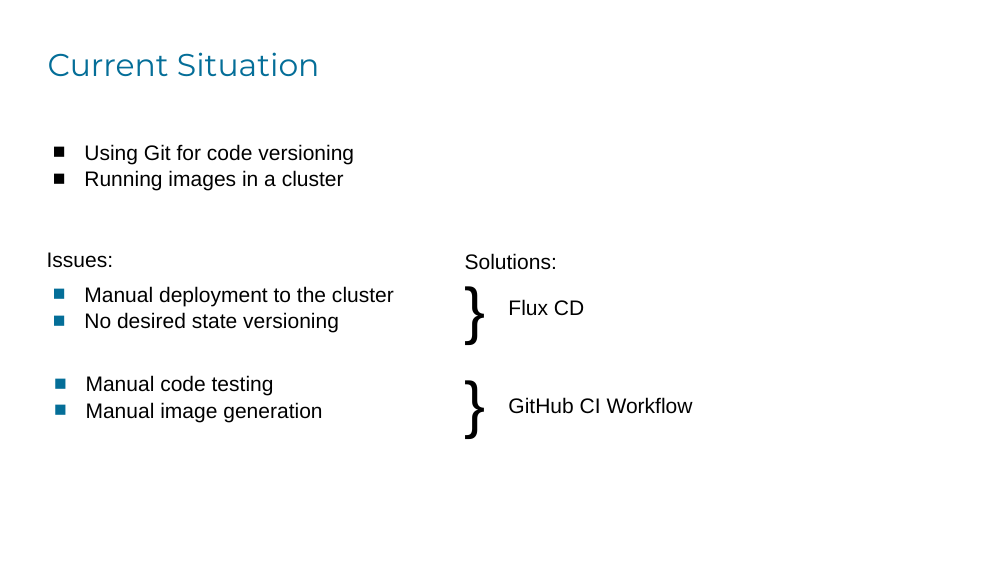
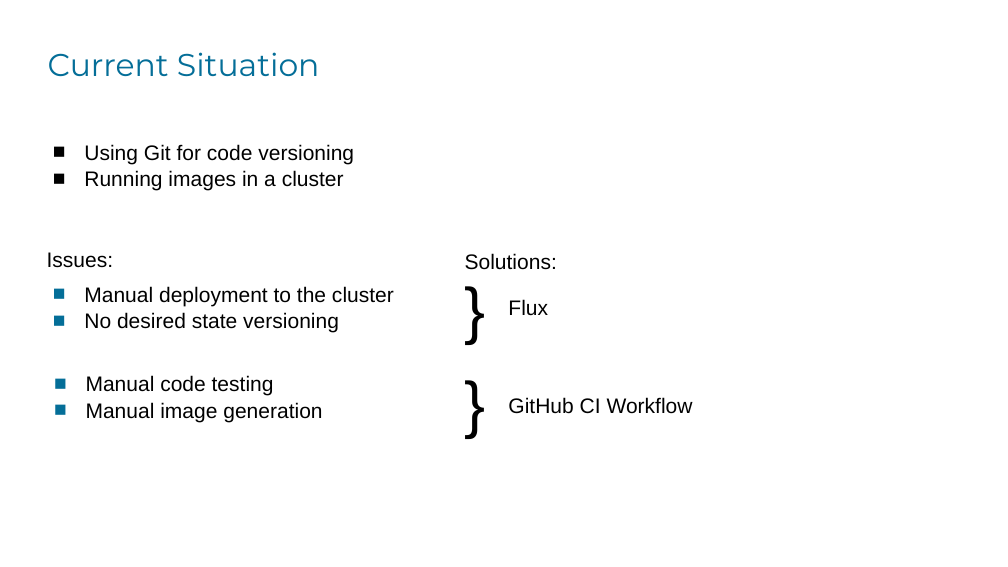
Before and after one commit to ellyhae/Flux-CI-CD, a slide deck: slide 2 of presentation.pptx. Drawn at 1008x567 pixels with LibreOffice and Linux fonts; fonts in the diff are those of the drawing; background and template pictures are left out. Boxes give left, top, right and bottom in pixels: in the first picture for what was removed or moved away, otherwise in the second. Text is boxed around its words. In the diff, an @@ line names an element or a change of style, - is before the commit and + after.

```diff
--- a/presentation.pptx
+++ b/presentation.pptx
@@ text at (508,299,548,316): text changed @@
-Flux CD
+Flux
```
Also in this commit, not shown: 1 other slide changed.
